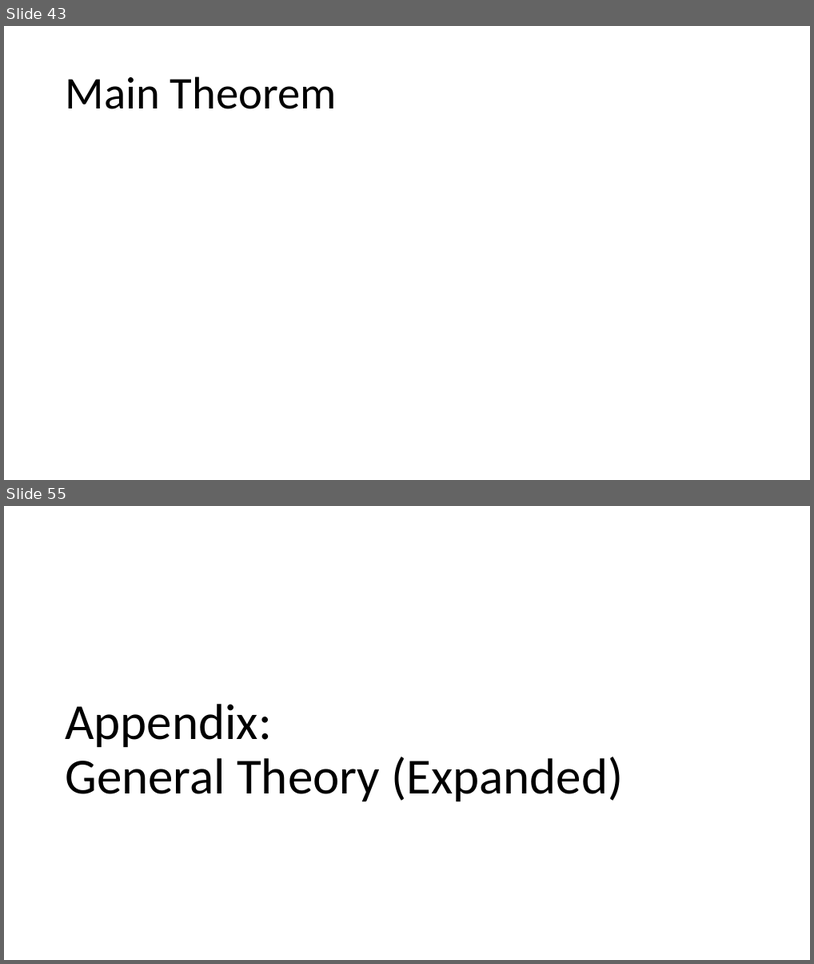
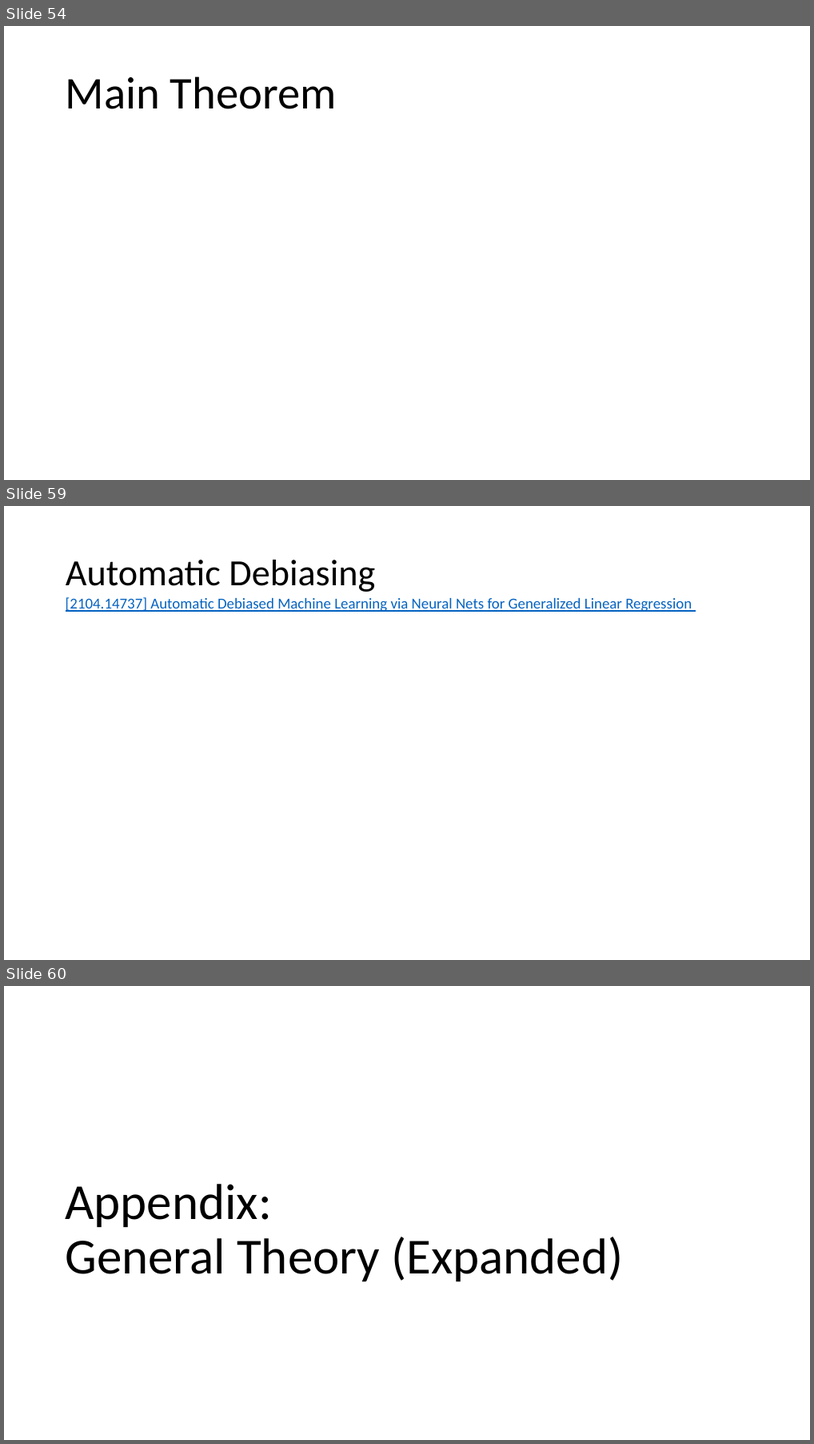
Before and after one commit to stanford-msande228/winter25, a slide deck: assets/presentations/MSANDE228_Lecture13_14_Inference_with_Modern_NonLinear_Methods.pptx. Shown one above the other, each under a label of ours: slides 43 and 55 before the commit, slides 54, 59 and 60 after it; the slides between them are not shown. The pictures are 814x964 and 814x1444 pixels, drawn with LibreOffice and Linux fonts; fonts in the diff are those of the drawing; grey boxes stand for pictures. Boxes give left, top, right and bottom in pixels: in the first picture for what was removed or moved away, otherwise in the second. Text is boxed around its words. In the diff, an @@ line names an element or a change of style, - is before the commit and + after.

Commit message:
lecture 14

```diff
--- a/assets/presentations/MSANDE228_Lecture13_14_Inference_with_Modern_NonLinear_Methods.pptx
+++ b/assets/presentations/MSANDE228_Lecture13_14_Inference_with_Modern_NonLinear_Methods.pptx
@@ slide 59 added at (4,506,810,960), background #FFFFFF @@
@@ title added at (66,560,375,592), 44 pt, text #000000 @@
+Automatic Debiasing
@@ text added at (66,597,692,612), 18 pt, text #0563C1, underline @@
+[2104.14737] Automatic Debiased Machine Learning via Neural Nets for Generalized Linear Regression
@@ what was slide 43 is now slide 54 @@
@@ what was slide 55 is now slide 60 @@
```
Also in this commit, not shown: 4 other slides added, 1 other file.
